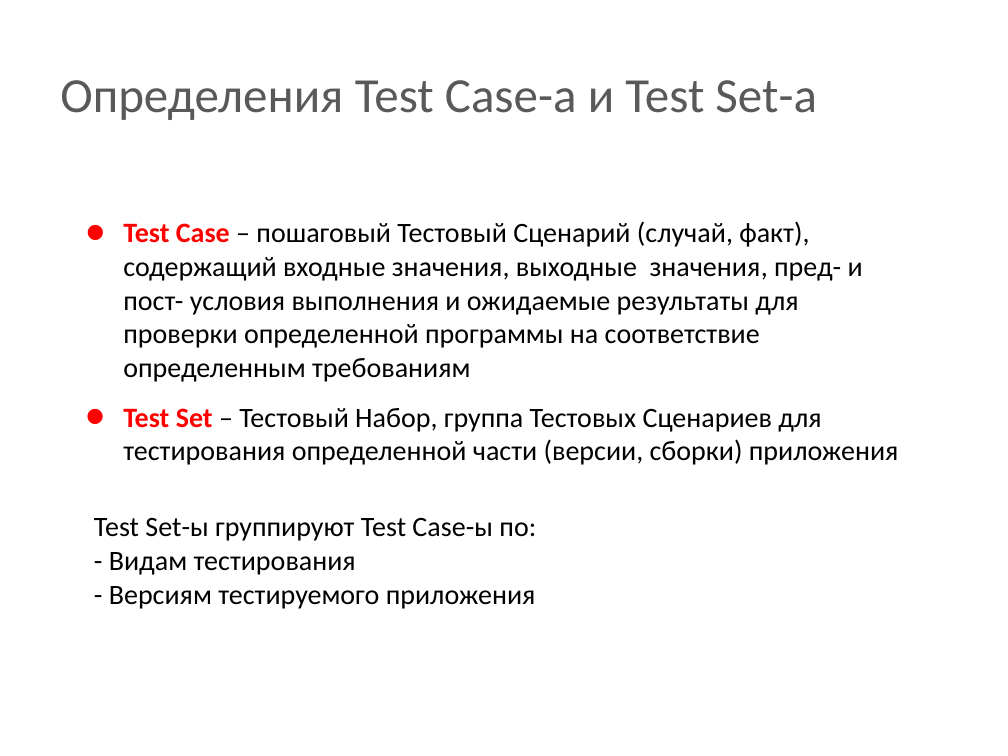
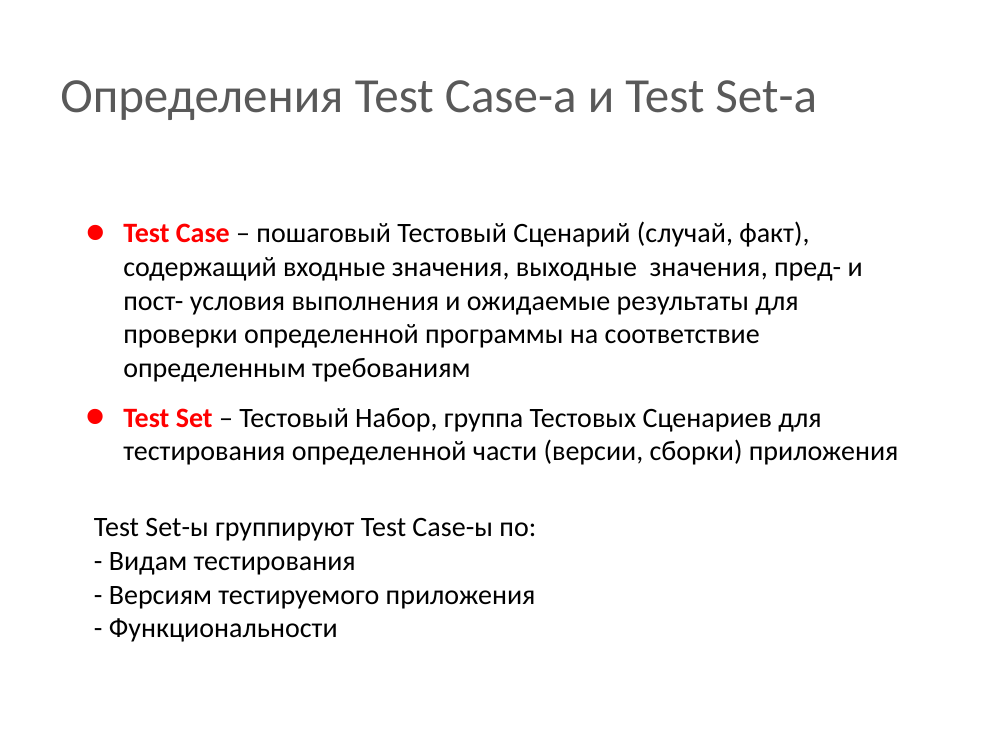
Before and after one commit to BigRacer/swtesting, a slide deck: slide 6 of 5.Test Cases/Artifacts of testing.pptx. Drawn at 1008x756 pixels with LibreOffice and Linux fonts; fonts in the diff are those of the drawing; background and template pictures are left out. Boxes give left, top, right and bottom in pixels: in the first picture for what was removed or moved away, otherwise in the second. Text is boxed around its words. In the diff, an @@ line names an element or a change of style, - is before the commit and + after.

```diff
--- a/5.Test Cases/Artifacts of testing.pptx
+++ b/5.Test Cases/Artifacts of testing.pptx
@@ text at (x1=109, y1=618, x2=338, y2=642): paragraph added @@
+- Функциональности
```
Also in this commit, not shown: 1 other slide changed.
